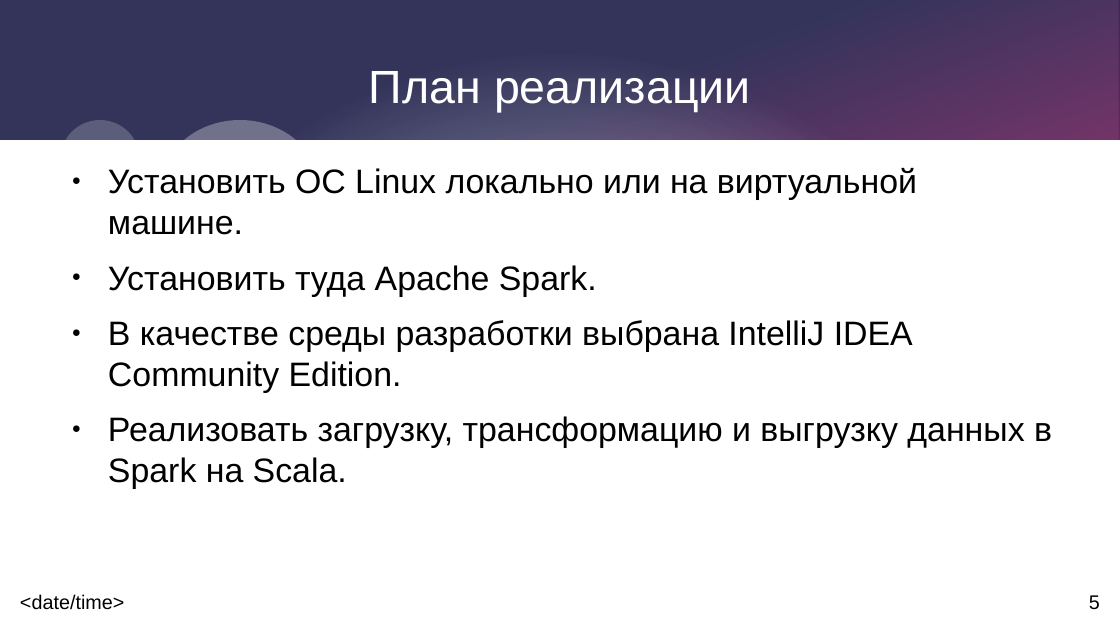
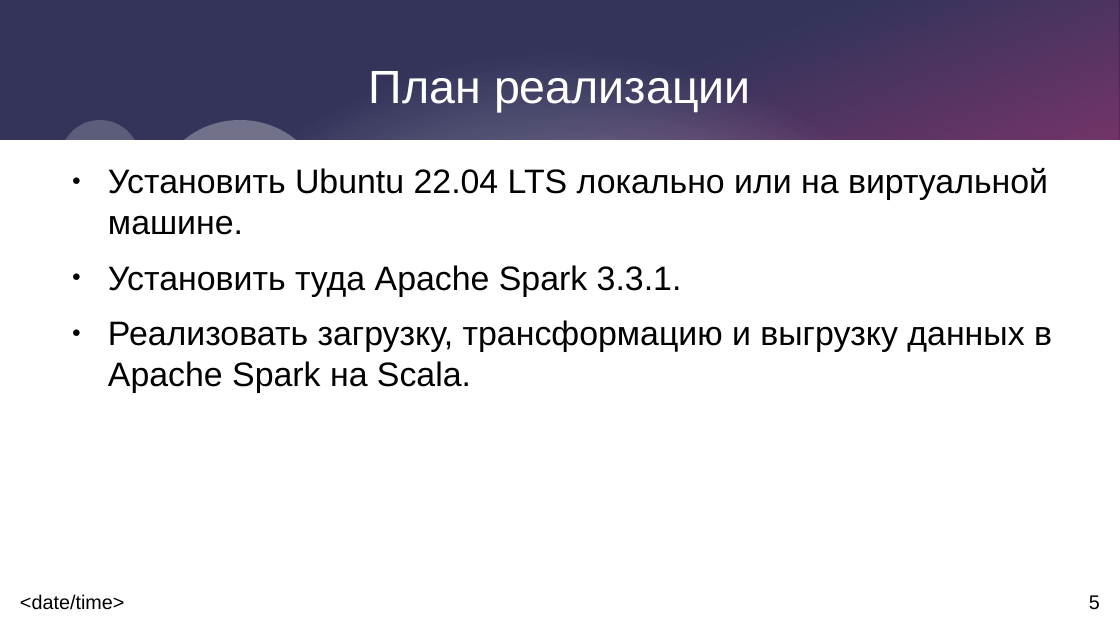
Before and after one commit to atdushi/Cartax, a slide deck: slide 5 of docs/presentation.odp. Drawn at 1120x630 pixels with LibreOffice and Linux fonts; fonts in the diff are those of the drawing. Boxes give left, top, right and bottom in pixels: in the first picture for what was removed or moved away, otherwise in the second. Text is boxed around its words. In the diff, an @@ line names an element or a change of style, - is before the commit and + after.

```diff
--- a/docs/presentation.odp
+++ b/docs/presentation.odp
@@ text at (x1=108, y1=168, x2=1052, y2=393): text changed @@
-● Установить ОС Linux локально или на виртуальной машине.
-● Установить туда Apache Spark.
-● В качестве среды разработки выбрана IntelliJ IDEA Community Edition.
-● Реализовать загрузку, трансформацию и выгрузку данных в Spark на Scala.
+● Установить Ubuntu 22.04 LTS локально или на виртуальной машине.
+● Установить туда Apache Spark 3.3.1.
+● Реализовать загрузку, трансформацию и выгрузку данных в Apache Spark на Scala.
```
Also in this commit, not shown: 5 other slides changed, 1 slide added, 2 other files.
